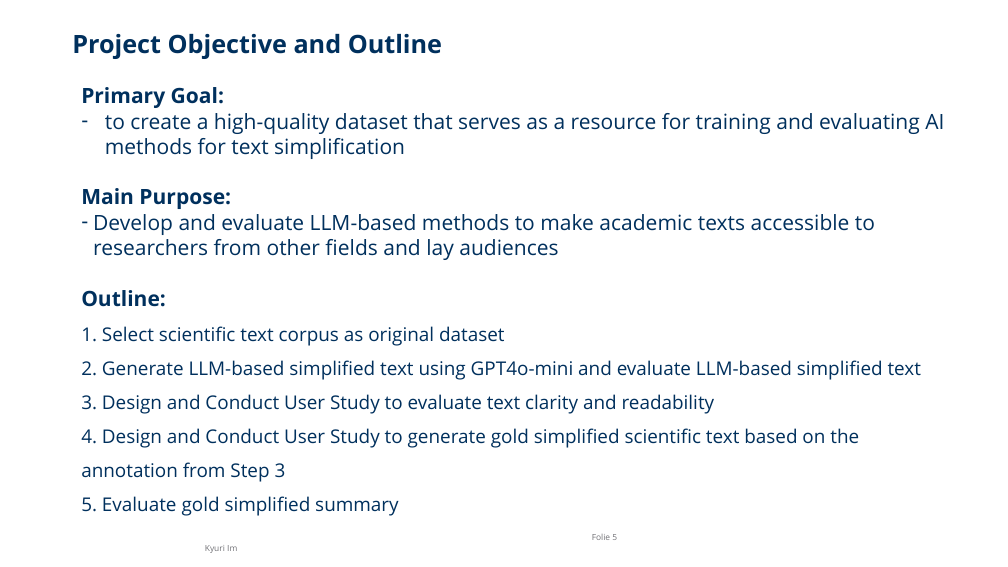
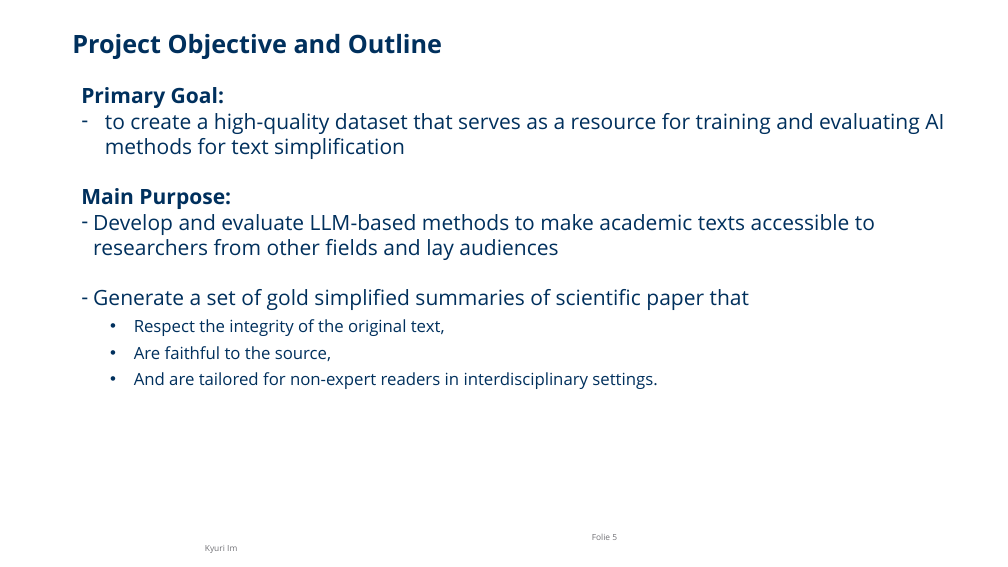
Before and after one commit to kim33/Scientific-Text-Simplification, a slide deck: slide 5 of 00. CMS-PRO Final Presentation.pptx. Drawn at 1008x567 pixels with LibreOffice and Linux fonts; fonts in the diff are those of the drawing; background and template pictures are left out. Boxes give left, top, right and bottom in pixels: in the first picture for what was removed or moved away, otherwise in the second. Text is boxed around its words. In the diff, an @@ line names an element or a change of style, - is before the commit and + after.

```diff
--- a/00. CMS-PRO Final Presentation.pptx
+++ b/00. CMS-PRO Final Presentation.pptx
@@ text removed at (81, 290, 921, 516) @@
-      Outline:
-      1. Select scientific text corpus as original dataset
-      2. Generate LLM-based simplified text using GPT4o-mini and evaluate LLM-based simplified text
-      3. Design and Conduct User Study to evaluate text clarity and readability
-      4. Design and Conduct User Study to generate gold simplified scientific text based on the annotation from Step 3
-      5. Evaluate gold simplified summary
@@ text at (93, 289, 749, 389): paragraphs added @@
+      – Generate a set of gold simplified summaries of scientific paper that
+  • Respect the integrity of the original text,
+  • Are faithful to the source,
+  • And are tailored for non-expert readers in interdisciplinary settings.
```
Also in this commit, not shown: 6 other slides changed, 1 other file.
